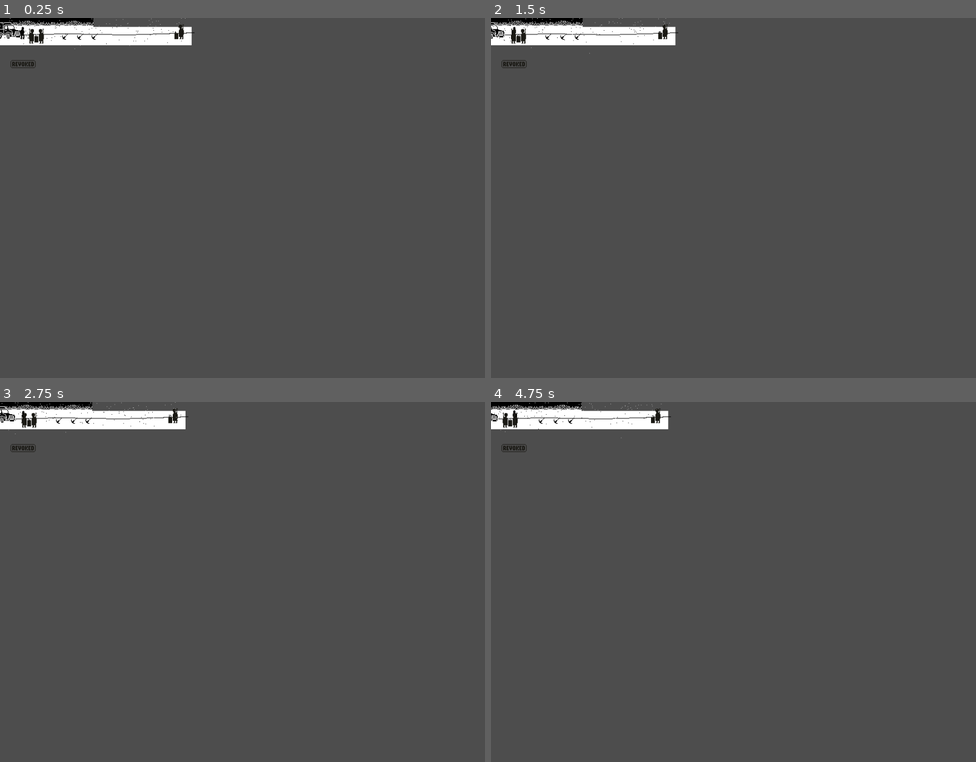
Above: before the commit, frames 1-4 (two rows, left to right).
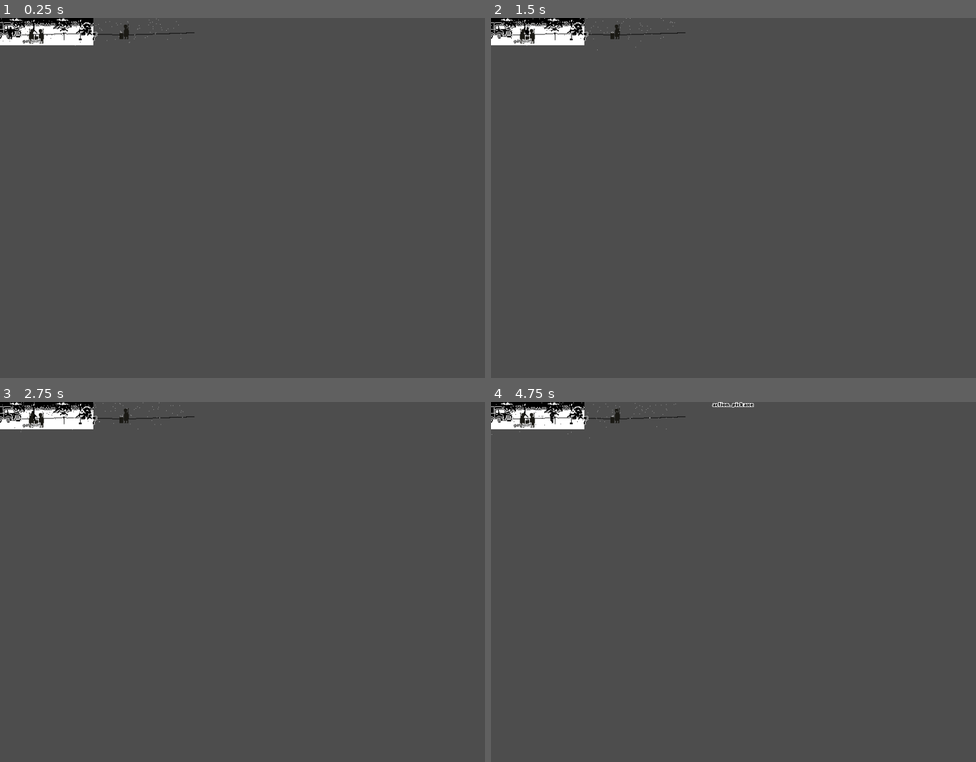
Above: after the commit, the same moments.

Repository: Eptwalabha/nj6-freeze
Game: Godot game, scene res://scene/game/lvl-labor.tscn
Two runs of this game, one before a commit and one after it. Both use one fixed random seed, a clock stepped at 60 frames per second and the inputs below. This scene is started directly instead of the project's main scene. Sound files missing from this copy of the repository are replaced by a short silence.
Inputs:
- Up to frame 1 (0.25 s): no input
- Up to frame 2 (1.5 s): tap Enter at 0.5 s; hold Space (action-confirm) 0.53-1.28 s; hold Right (move_right) from 0.53 s (still down); tap Space (action-confirm) at 1.35 s
- Up to frame 3 (2.75 s): release Right (move_right) at 2.03 s; hold Left (move_left) from 2.03 s (still down); hold Space (action-confirm) from 2.03 s (still down)
- Up to frame 4 (4.75 s): release Left (move_left) at 2.78 s; release Space (action-confirm) at 2.78 s; hold Right (move_right) 2.78-4.28 s; tap Space (action-confirm) at 2.85, 4.35 s; hold Space (action-confirm) 3.53-4.28 s; hold Left (move_left) from 4.28 s (still down)

The runs differ from the first frame. In frame 1, 1.6% of the frame differs, in the area x 0-40%, y 0-14%; in frame 2, 1.7%; in frame 3, 1.7%; in frame 4, 1.8%, in the area x 0-55%, y 0-14%.

Commit message:
fix parallax… again

Diff:
--- a/game-data.gd
+++ b/game-data.gd
@@ -1,4 +1,6 @@
 extends Node
+
+signal temperature_changed(temp)
 
 var is_music_muted: bool = false
 var is_sound_muted: bool = false
--- a/scene/core/player.gd
+++ b/scene/core/player.gd
@@ -1,7 +1,7 @@
 class_name Player
 extends CharacterBody2D
 
-const SPEED = 15.0
+const SPEED = 50.0
 
 @onready var animation_player: AnimationPlayer = $AnimationPlayer
 @onready var animation_tree: AnimationTree = $AnimationTree
--- a/scene/core/player.tscn
+++ b/scene/core/player.tscn
@@ -6,8 +6,8 @@
 [sub_resource type="RectangleShape2D" id="RectangleShape2D_imbqk"]
 size = Vector2(8, 22)
 
-[sub_resource type="Animation" id="Animation_p0n8i"]
-resource_name = "idle"
+[sub_resource type="Animation" id="Animation_412vt"]
+length = 0.001
 tracks/0/type = "value"
 tracks/0/imported = false
 tracks/0/enabled = true
@@ -21,8 +21,8 @@
 "values": [0]
 }
 
-[sub_resource type="Animation" id="Animation_412vt"]
-length = 0.001
+[sub_resource type="Animation" id="Animation_p0n8i"]
+resource_name = "idle"
 tracks/0/type = "value"
 tracks/0/imported = false
 tracks/0/enabled = true
@@ -106,7 +106,7 @@
 script = ExtResource("1_gs02o")
 
 [node name="Sprite2D" type="Sprite2D" parent="."]
-position = Vector2(0, -15)
+position = Vector2(1, -12)
 texture = ExtResource("2_vlalk")
 hframes = 5
 region_rect = Rect2(11, 25, 8, 22)
--- a/scene/game/lvl-labor.gd
+++ b/scene/game/lvl-labor.gd
@@ -4,12 +4,9 @@
 @onready var parallax: ParallaxBackground = %Parallax
 @onready var player: CharacterBody2D = %SideScrollPlayer
 @onready var action_label: Label = %ActionLabel
-@onready var camera = $Camera2D
-@onready var marker_1 = $Marker1
-@onready var marker_2 = $Marker2
+@onready var camera: Camera2D = %PlayerCamera
 
 func _ready() -> void:
-	camera.global_position = marker_1.global_position
 	for barrel in get_tree().get_nodes_in_group("barrel"):
 		barrel.body_entered.connect(_on_barrel_body_entered)
 		barrel.body_exited.connect(_on_barrel_body_exited)
@@ -19,16 +16,15 @@
 		interactive.player_exited.connect(_on_player_out_of_range.bind(interactive))
 		interactive.player_interacted.connect(_on_player_interacted.bind(interactive))
 
-func _process(_delta: float) -> void:
-	parallax.scroll_offset.x = clamp(-(player.position.x - 42.0), -336+84, 0)
-
 func _on_barrel_body_entered(body: Node2D) -> void:
 	if body is Player:
 		body.heating = true
+		print("enter")
 
 func _on_barrel_body_exited(body: Node2D) -> void:
 	if body is Player:
 		body.heating = false
+		print("exit")
 
 func _on_player_in_range(interactive: Interactive) -> void:
 	show_action(interactive.item_name)
@@ -41,7 +37,6 @@
 	print("using %s" % interactive.item_name)
 	player.set_physics_process(false)
 	parallax.visible = false
-	camera.global_position = marker_2.global_position
 
 func show_action(action: String) -> void:
 	action_label.visible = (action != "")
--- a/scene/game/lvl-labor.tscn
+++ b/scene/game/lvl-labor.tscn
@@ -6,16 +6,19 @@
 [ext_resource type="PackedScene" uid="uid://dudspe5n6qgqp" path="res://scene/props/barrel.tscn" id="3_6eq47"]
 [ext_resource type="Material" uid="uid://4qotextykkj0" path="res://assets/material/dither.tres" id="3_57qxa"]
 [ext_resource type="PackedScene" uid="uid://n5iv26l5gsf2" path="res://scene/core/player.tscn" id="4_kg5mr"]
+[ext_resource type="Texture2D" uid="uid://bjaw7b3gfr1kb" path="res://assets/img/props/nature.png" id="4_lehuc"]
 [ext_resource type="FontFile" uid="uid://cpxiyj34edml5" path="res://assets/fonts/nokia/nokiafc22.ttf" id="5_tuuod"]
 [ext_resource type="PackedScene" uid="uid://gpsto7yxr2tr" path="res://scene/core/interactive.tscn" id="6_2sxmm"]
 [ext_resource type="Material" uid="uid://bhaiush2cvw0u" path="res://assets/material/invert.tres" id="6_ppxyi"]
+[ext_resource type="Texture2D" uid="uid://2qoyyfwwn154" path="res://assets/img/props/items.png" id="8_pyk78"]
+[ext_resource type="PackedScene" uid="uid://gkvd1bmf0asm" path="res://scene/ui/thermometer.tscn" id="12_ferwa"]
 
 [sub_resource type="WorldBoundaryShape2D" id="WorldBoundaryShape2D_tsfmo"]
 distance = -38.0
 
 [sub_resource type="WorldBoundaryShape2D" id="WorldBoundaryShape2D_yeiyj"]
 normal = Vector2(-1, 0)
-distance = -330.0
+distance = -212.0
 
 [sub_resource type="WorldBoundaryShape2D" id="WorldBoundaryShape2D_4upby"]
 normal = Vector2(1, 0)
@@ -25,19 +28,23 @@
 metadata/_edit_horizontal_guides_ = [48.0, 60.0, 108.0]
 metadata/_edit_vertical_guides_ = [84.0, 168.0, 252.0, 336.0]
 
-[node name="Marker1" type="Marker2D" parent="."]
-
 [node name="Parallax" type="ParallaxBackground" parent="."]
 unique_name_in_owner = true
-scroll_ignore_camera_zoom = true
 
 [node name="Background" type="ParallaxLayer" parent="Parallax"]
-motion_scale = Vector2(0.2, 1)
+motion_scale = Vector2(0.8, 1)
 motion_mirroring = Vector2(84, 1)
 
+[node name="Sprite2D3" type="Sprite2D" parent="Parallax/Background"]
+scale = Vector2(84, 48)
+texture = ExtResource("2_gfcca")
+centered = false
+region_enabled = true
+region_rect = Rect2(54, 10, 1, 1)
+
 [node name="Sprite2D2" type="Sprite2D" parent="Parallax/Background"]
-position = Vector2(42, 8.5)
-scale = Vector2(84, 17)
+position = Vector2(42, 8)
+scale = Vector2(84, 16)
 texture = ExtResource("2_gfcca")
 region_enabled = true
 region_rect = Rect2(154, 16, 1, 1)
@@ -45,112 +52,47 @@
 [node name="Sprite2D" type="Sprite2D" parent="Parallax/Background"]
 texture_repeat = 2
 material = ExtResource("3_57qxa")
-position = Vector2(42, 10)
+position = Vector2(42, 11)
 texture = ExtResource("2_gfcca")
 region_enabled = true
 region_rect = Rect2(48, 0, 84, 11)
 
-[node name="ParallaxLayer" type="ParallaxLayer" parent="Parallax"]
-
-[node name="Sprite2D" type="Sprite2D" parent="Parallax/ParallaxLayer"]
-position = Vector2(168, 32.5)
-scale = Vector2(354, 33)
-texture = ExtResource("2_gfcca")
-region_enabled = true
-region_rect = Rect2(54, 10, 1, 1)
-
-[node name="Line2D" type="Line2D" parent="Parallax/ParallaxLayer"]
-points = PackedVector2Array(-13, 31, 119, 28, 230, 31, 350, 27)
-width = 1.0
-default_color = Color(0, 0, 0, 1)
-begin_cap_mode = 1
-end_cap_mode = 1
-sharp_limit = 0.0
-
-[node name="Truck" type="Sprite2D" parent="Parallax/ParallaxLayer"]
-position = Vector2(11, 23)
-texture = ExtResource("2_gfcca")
-region_enabled = true
-region_rect = Rect2(84, 17, 55, 30)
-
-[node name="Barrel2" parent="Parallax/ParallaxLayer" instance=ExtResource("3_6eq47")]
-position = Vector2(317, 38)
-
-[node name="Gard" type="Sprite2D" parent="Parallax/ParallaxLayer/Barrel2"]
-position = Vector2(10, -14)
+[node name="Nature" type="Sprite2D" parent="Parallax/Background"]
+position = Vector2(28, 1)
+texture = ExtResource("4_lehuc")
+region_enabled = true
+region_rect = Rect2(0, 3, 34, 45)
+
+[node name="Nature2" type="Sprite2D" parent="Parallax/Background"]
+position = Vector2(59, 5)
+texture = ExtResource("4_lehuc")
+region_enabled = true
+region_rect = Rect2(1, 52, 15, 43)
+
+[node name="ParallaxBackground" type="ParallaxBackground" parent="."]
+layer = 0
+
+[node name="Foreground" type="ParallaxLayer" parent="ParallaxBackground"]
+motion_scale = Vector2(1.2, 1)
+
+[node name="Barrel" parent="ParallaxBackground/Foreground" instance=ExtResource("3_6eq47")]
+position = Vector2(65, 44)
+collision_layer = 0
+
+[node name="Gard" type="Sprite2D" parent="ParallaxBackground/Foreground/Barrel"]
+position = Vector2(-9, -12)
+texture = ExtResource("2_gfcca")
+region_enabled = true
+region_rect = Rect2(0, 20, 10, 27)
+
+[node name="Gard2" type="Sprite2D" parent="ParallaxBackground/Foreground/Barrel"]
+position = Vector2(10, -12)
 texture = ExtResource("2_gfcca")
 flip_h = true
 region_enabled = true
 region_rect = Rect2(0, 20, 10, 27)
 
-[node name="StaticBody2D" type="StaticBody2D" parent="Parallax/ParallaxLayer"]
-collision_layer = 2
-
-[node name="Floor" type="CollisionShape2D" parent="Parallax/ParallaxLayer/StaticBody2D"]
-shape = SubResource("WorldBoundaryShape2D_tsfmo")
-
-[node name="Right" type="CollisionShape2D" parent="Parallax/ParallaxLayer/StaticBody2D"]
-position = Vector2(-18, 0)
-shape = SubResource("WorldBoundaryShape2D_yeiyj")
-
-[node name="Left" type="CollisionShape2D" parent="Parallax/ParallaxLayer/StaticBody2D"]
-shape = SubResource("WorldBoundaryShape2D_4upby")
-
-[node name="SideScrollPlayer" parent="Parallax/ParallaxLayer" instance=ExtResource("4_kg5mr")]
-unique_name_in_owner = true
-position = Vector2(41, 38)
-
-[node name="Pickaxe" parent="Parallax/ParallaxLayer" instance=ExtResource("6_2sxmm")]
-position = Vector2(117, 38)
-item_name = "action_pickhax"
-
-[node name="Sprite2D" type="Sprite2D" parent="Parallax/ParallaxLayer/Pickaxe"]
-position = Vector2(0, -5)
-texture = ExtResource("2_gfcca")
-region_enabled = true
-region_rect = Rect2(164, 24, 11, 11)
-
-[node name="Hammer" parent="Parallax/ParallaxLayer" instance=ExtResource("6_2sxmm")]
-position = Vector2(144, 38)
-item_name = "action_hammer"
-
-[node name="Sprite2D" type="Sprite2D" parent="Parallax/ParallaxLayer/Hammer"]
-position = Vector2(0, -5)
-texture = ExtResource("2_gfcca")
-region_enabled = true
-region_rect = Rect2(164, 24, 11, 11)
-
-[node name="Saw" parent="Parallax/ParallaxLayer" instance=ExtResource("6_2sxmm")]
-position = Vector2(170, 38)
-item_name = "action_saw"
-
-[node name="Sprite2D" type="Sprite2D" parent="Parallax/ParallaxLayer/Saw"]
-position = Vector2(0, -5)
-texture = ExtResource("2_gfcca")
-region_enabled = true
-region_rect = Rect2(164, 24, 11, 11)
-
-[node name="Foreground" type="ParallaxLayer" parent="Parallax"]
-motion_scale = Vector2(1.2, 1)
-
-[node name="Barrel" parent="Parallax/Foreground" instance=ExtResource("3_6eq47")]
-position = Vector2(65, 44)
-
-[node name="Gard" type="Sprite2D" parent="Parallax/Foreground/Barrel"]
-position = Vector2(-9, -12)
-texture = ExtResource("2_gfcca")
-region_enabled = true
-region_rect = Rect2(0, 20, 10, 27)
-
-[node name="Gard2" type="Sprite2D" parent="Parallax/Foreground/Barrel"]
-position = Vector2(10, -12)
-texture = ExtResource("2_gfcca")
-flip_h = true
-region_enabled = true
-region_rect = Rect2(0, 20, 10, 27)
-
-[node name="Label2" type="Label" parent="Parallax/Foreground"]
-visible = false
+[node name="Label2" type="Label" parent="ParallaxBackground/Foreground"]
 offset_left = 37.0
 offset_top = 37.0
 offset_right = 77.0
@@ -158,9 +100,9 @@
 text = "get lost!"
 horizontal_alignment = 1
 
-[node name="Snow" type="ParallaxLayer" parent="Parallax"]
-
-[node name="Snow" parent="Parallax/Snow" instance=ExtResource("2_1rp3p")]
+[node name="Snow" type="ParallaxLayer" parent="ParallaxBackground"]
+
+[node name="Snow" parent="ParallaxBackground/Snow" instance=ExtResource("2_1rp3p")]
 z_index = 1
 material = ExtResource("6_ppxyi")
 position = Vector2(168, 0)
@@ -171,19 +113,90 @@
 local_coords = true
 emission_rect_extents = Vector2(168, 10)
 
-[node name="Camera2D" type="Camera2D" parent="."]
-anchor_mode = 0
+[node name="Level" type="Node2D" parent="."]
+
+[node name="Line2D" type="Line2D" parent="Level"]
+points = PackedVector2Array(-13, 31, 119, 28, 230, 31, 350, 27)
+width = 1.0
+default_color = Color(0, 0, 0, 1)
+begin_cap_mode = 1
+end_cap_mode = 1
+sharp_limit = 0.0
+
+[node name="Rock" type="Sprite2D" parent="Level"]
+position = Vector2(154, 21)
+texture = ExtResource("4_lehuc")
+region_enabled = true
+region_rect = Rect2(54, 115, 30, 28)
+
+[node name="Truck" type="Sprite2D" parent="Level"]
+position = Vector2(11, 23)
+texture = ExtResource("2_gfcca")
+region_enabled = true
+region_rect = Rect2(84, 17, 55, 30)
+
+[node name="StaticBody2D" type="StaticBody2D" parent="Level"]
+collision_layer = 2
+
+[node name="Floor" type="CollisionShape2D" parent="Level/StaticBody2D"]
+shape = SubResource("WorldBoundaryShape2D_tsfmo")
+
+[node name="Right" type="CollisionShape2D" parent="Level/StaticBody2D"]
+shape = SubResource("WorldBoundaryShape2D_yeiyj")
+
+[node name="Left" type="CollisionShape2D" parent="Level/StaticBody2D"]
+shape = SubResource("WorldBoundaryShape2D_4upby")
+
+[node name="SideScrollPlayer" parent="Level" instance=ExtResource("4_kg5mr")]
+unique_name_in_owner = true
+position = Vector2(18, 38)
+
+[node name="PlayerCamera" type="Camera2D" parent="Level/SideScrollPlayer"]
+unique_name_in_owner = true
+position = Vector2(0, -10)
 process_callback = 0
-position_smoothing_speed = 10.0
-
-[node name="Marker2" type="Marker2D" parent="."]
-position = Vector2(0, 60)
-
-[node name="Sprite2D" type="Sprite2D" parent="Marker2"]
-position = Vector2(41, 23)
-texture = ExtResource("2_gfcca")
-region_enabled = true
-region_rect = Rect2(1, 1, 45, 13.8994)
+limit_left = 0
+limit_top = 0
+
+[node name="Barrel2" parent="Level" instance=ExtResource("3_6eq47")]
+position = Vector2(218, 38)
+
+[node name="Gard" type="Sprite2D" parent="Level/Barrel2"]
+position = Vector2(10, -14)
+texture = ExtResource("2_gfcca")
+flip_h = true
+region_enabled = true
+region_rect = Rect2(0, 20, 10, 27)
+
+[node name="Pickaxe" parent="Level" instance=ExtResource("6_2sxmm")]
+position = Vector2(117, 38)
+item_name = "action_pickaxe"
+
+[node name="Sprite2D" type="Sprite2D" parent="Level/Pickaxe"]
+position = Vector2(0, -5)
+texture = ExtResource("8_pyk78")
+region_enabled = true
+region_rect = Rect2(24, 0, 12, 18)
+
+[node name="Hammer" parent="Level" instance=ExtResource("6_2sxmm")]
+position = Vector2(144, 38)
+item_name = "action_hammer"
+
+[node name="Sprite2D" type="Sprite2D" parent="Level/Hammer"]
+position = Vector2(0, -5)
+texture = ExtResource("8_pyk78")
+region_enabled = true
+region_rect = Rect2(0, 0, 12, 18)
+
+[node name="Axe" parent="Level" instance=ExtResource("6_2sxmm")]
+position = Vector2(170, 38)
+item_name = "action_axe"
+
+[node name="Sprite2D" type="Sprite2D" parent="Level/Axe"]
+position = Vector2(0, -5)
+texture = ExtResource("8_pyk78")
+region_enabled = true
+region_rect = Rect2(12, 0, 12, 18)
 
 [node name="CanvasLayer" type="CanvasLayer" parent="."]
 
@@ -199,3 +212,7 @@
 theme_override_font_sizes/font_size = 8
 text = "take"
 horizontal_alignment = 1
+
+[node name="Thermometer" parent="CanvasLayer" instance=ExtResource("12_ferwa")]
+visible = false
+position = Vector2(2, 46)
--- /dev/null
+++ b/scene/ui/thermometer.gd
@@ -0,0 +1,9 @@
+extends Node2D
+
+@onready var mercury: Sprite2D = %Mercury
+
+func _ready() -> void:
+	GameData.temperature_changed.connect(_on_temperature_changed)
+
+func _on_temperature_changed(new_temp : float) -> void:
+	mercury.scale.y = clamp(new_temp, 0.0, 100.0) / 100.0 * 36.0
--- /dev/null
+++ b/scene/ui/thermometer.tscn
@@ -0,0 +1,25 @@
+[gd_scene load_steps=4 format=3 uid="uid://gkvd1bmf0asm"]
+
+[ext_resource type="Texture2D" uid="uid://b1jv1fj6a5y4h" path="res://assets/img/props/ui.png" id="1_bwp1d"]
+[ext_resource type="Script" path="res://scene/ui/thermometer.gd" id="1_p8shx"]
+
+[sub_resource type="PlaceholderTexture2D" id="PlaceholderTexture2D_ogaa7"]
+
+[node name="Thermometer" type="Node2D"]
+script = ExtResource("1_p8shx")
+
+[node name="Sprite" type="Sprite2D" parent="."]
+position = Vector2(4, -6)
+texture = ExtResource("1_bwp1d")
+offset = Vector2(1, -16)
+region_enabled = true
+region_rect = Rect2(0, 4, 10, 44)
+
+[node name="Mercury" type="Sprite2D" parent="Sprite"]
+unique_name_in_owner = true
+modulate = Color(0, 0, 0, 1)
+position = Vector2(0, -1)
+scale = Vector2(1, 18)
+texture = SubResource("PlaceholderTexture2D_ogaa7")
+centered = false
+offset = Vector2(0, -1)
Binary file added: assets/img/props/items.png
Not shown, added: assets/img/props/items.png.import
Binary file added: assets/img/props/nature.png
Not shown, added: assets/img/props/nature.png.import
Binary file added: assets/img/props/ui.png
Not shown, added: assets/img/props/ui.png.import
Binary file changed: assets/img/spritesheets/player.png
Not shown: 1 places in scene/game/lvl-labor.tscn that only renumber resources
Not shown, added: assets/img/props/items.pxo
Not shown, added: assets/img/props/nature.pxo
Not shown, added: assets/img/props/ui.pxo
Not shown, added: assets/img/spritesheets/player.pxo
